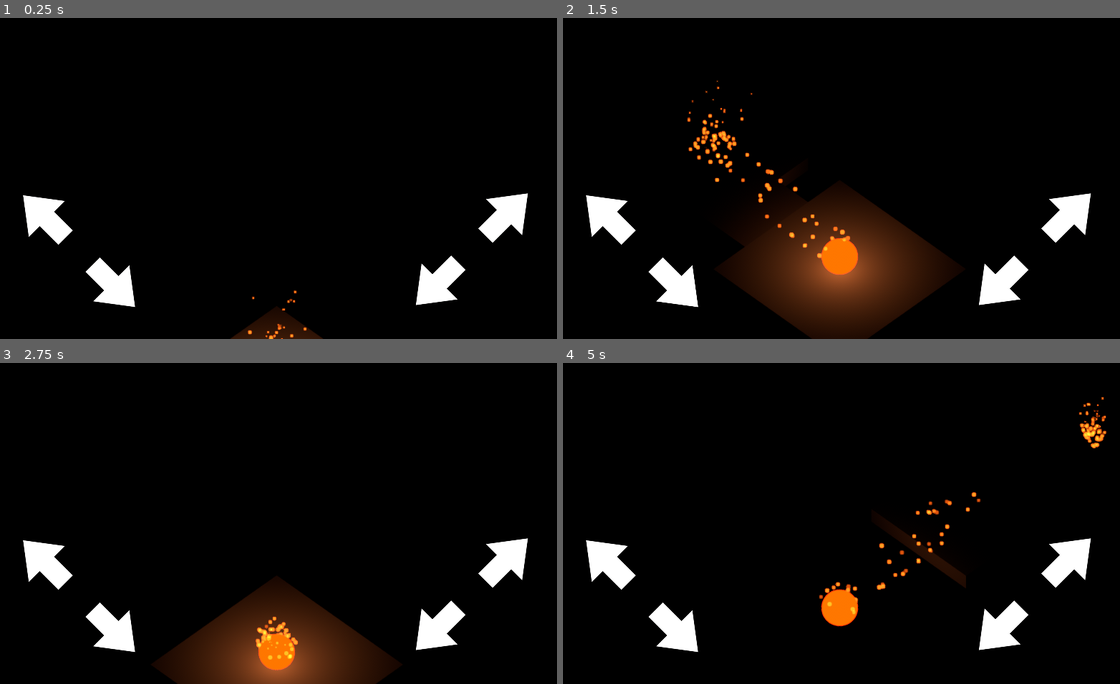
Above: before the commit, frames 1-4 (two rows, left to right).
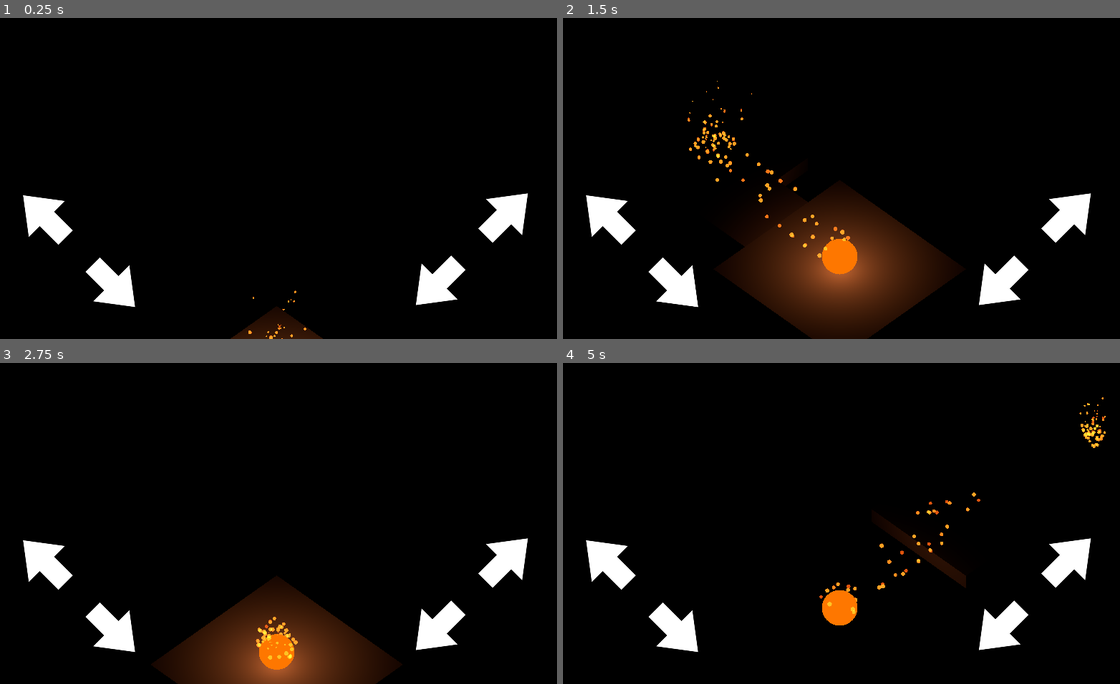
Above: after the commit, the same moments.

Repository: Pomoc48/iso-game
Game: Godot game, scene res://scenes/Level.tscn
Same seed, same stepped clock (60 frames per second), same inputs: the game is played once before the commit and once after it.
Inputs (mouse positions are in pixels of both pictures, inside the frame that each line leads up to):
- Up to frame 1 (0.25 s): no input
- Up to frame 2 (1.5 s): click (607, 217) at 0.5 s; click (674, 284) at 1.25 s
- Up to frame 3 (2.75 s): click (440, 629) at 2 s
- Up to frame 4 (5 s): click (1069, 562) at 2.75 s; hold Right (ui_right) 3.53-4.28 s; hold Down (ui_down) from 4.28 s (still down)

The runs differ from the first frame. In frame 1, less than 0.1% of the frame differs, in the area x 42-58%, y 84-100%; in frame 2, 0.6%, in the area x 22-66%, y 19-96%; in frame 3, 0.2%; in frame 4, 0.6%.

Commit message:
First Android build

Diff:
--- a/project.godot
+++ b/project.godot
@@ -22,9 +22,3 @@
 [physics]
 
 common/enable_pause_aware_picking=true
-
-[rendering]
-
-quality/filters/msaa=3
-quality/filters/use_fxaa=true
-quality/filters/use_debanding=true
--- a/scenes/Level.tscn
+++ b/scenes/Level.tscn
@@ -146,6 +146,9 @@
 texture_disabled = ExtResource( 12 )
 texture_focused = ExtResource( 12 )
 flip_h = true
+__meta__ = {
+"_edit_use_anchors_": false
+}
 
 [node name="Up" type="TextureButton" parent="Interface/Main/Right"]
 anchor_left = 1.0
--- a/scripts/PlayerNew.gd
+++ b/scripts/PlayerNew.gd
@@ -91,6 +91,18 @@
 				startStopAnim(x, true)
 
 
+# Connect UI buttons
+func _on_Left_button_down():
+	startStopAnim(3, true)
+
+func _on_Right_button_down():
+	startStopAnim(1, true)
+
+func _on_Down_button_down():
+	startStopAnim(2, true)
+
+func _on_Up_button_down():
+	startStopAnim(0, true)
 
 
 # Runs every game tick
@@ -311,20 +323,3 @@
 	yield(get_tree().create_timer(1.0), "timeout")
 	# warning-ignore:return_value_discarded
 	get_tree().reload_current_scene()
-
-
-
-func _on_Left_button_down():
-	startStopAnim(3, true)
-
-
-func _on_Right_button_down():
-	startStopAnim(1, true)
-
-
-func _on_Down_button_down():
-	startStopAnim(2, true)
-
-
-func _on_Up_button_down():
-	startStopAnim(0, true)
Not shown, added: export_presets.cfg
